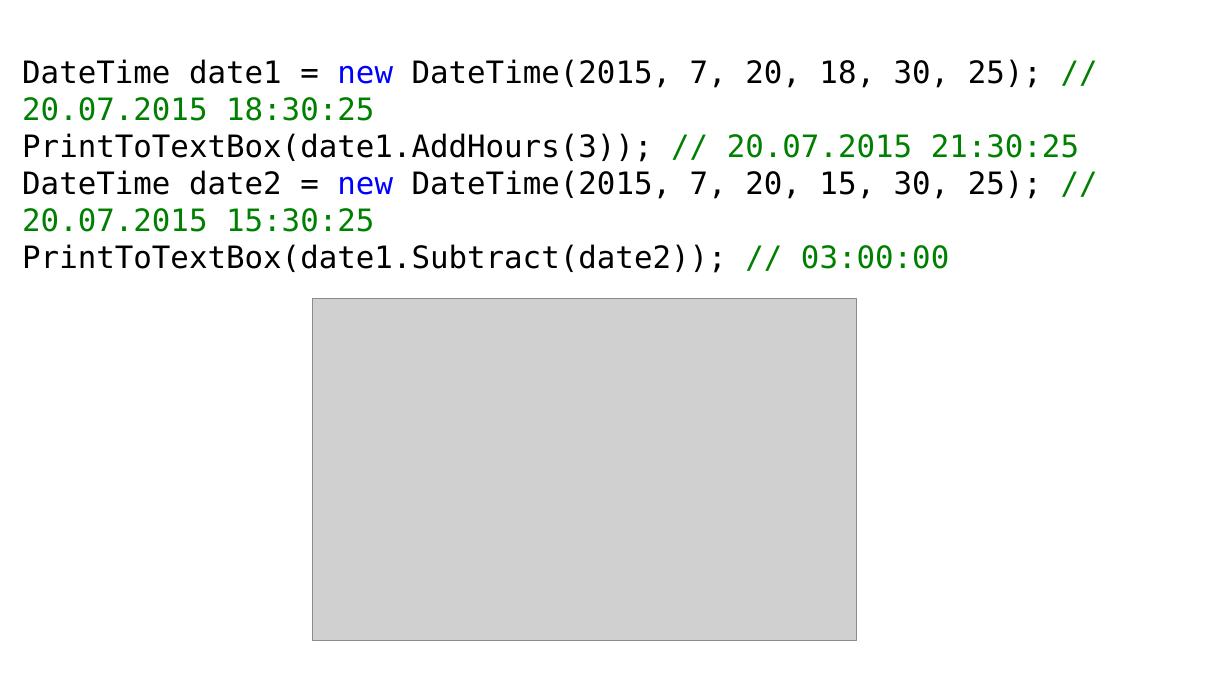
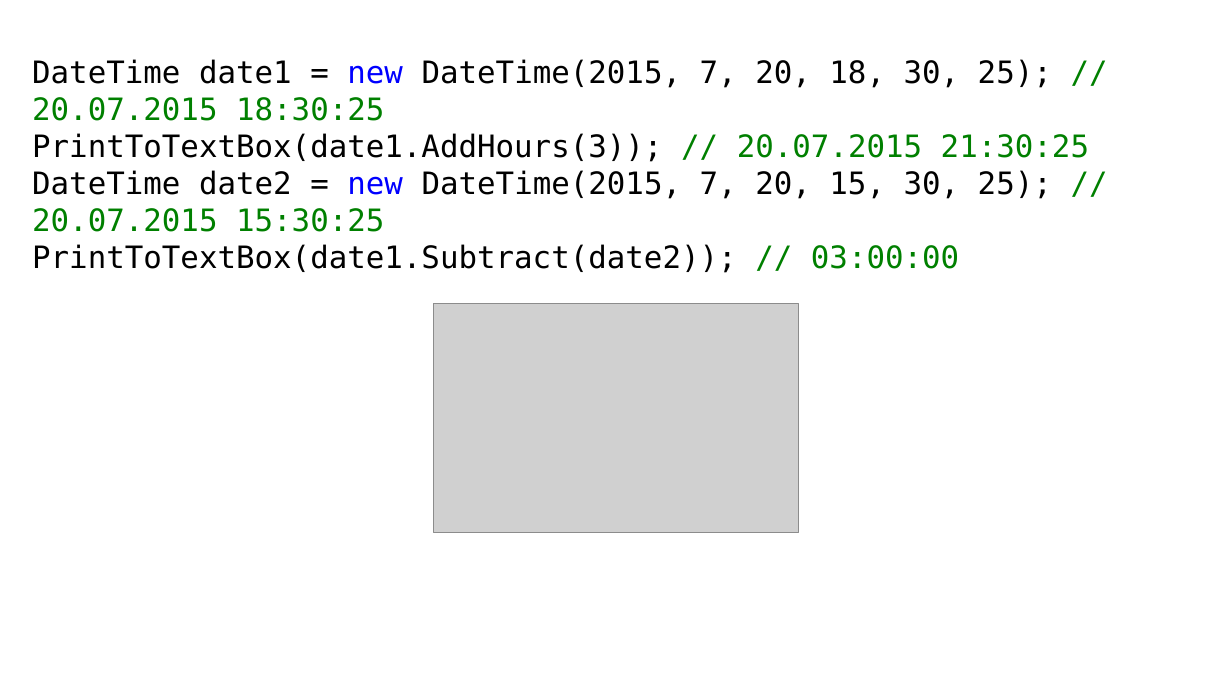
Before and after one commit to DaniilKlyukin/ITiP-2, a slide deck: slide 4 of Лекции/ИТиП 2 лек 7.pptx. Drawn at 1232x693 pixels with LibreOffice and Linux fonts; fonts in the diff are those of the drawing; grey boxes stand for pictures. Boxes give left, top, right and bottom in pixels: in the first picture for what was removed or moved away, otherwise in the second. Text is boxed around its words. In the diff, an @@ line names an element or a change of style, - is before the commit and + after.

```diff
--- a/Лекции/ИТиП 2 лек 7.pptx
+++ b/Лекции/ИТиП 2 лек 7.pptx
@@ text "DateTime date1 = new DateTime(2015, ...": place and size @@
-text "DateTime date1 = new DateTime(2015, ..." at [22, 59, 1079, 273]
+text "DateTime date1 = new DateTime(2015, ..." at [32, 59, 1089, 273]
@@ picture: place and size @@
-picture at [313, 299, 857, 640]
+picture at [433, 303, 799, 532]
```
Also in this commit, not shown: 16 other slides changed, 10 slides added, 8 other files.
